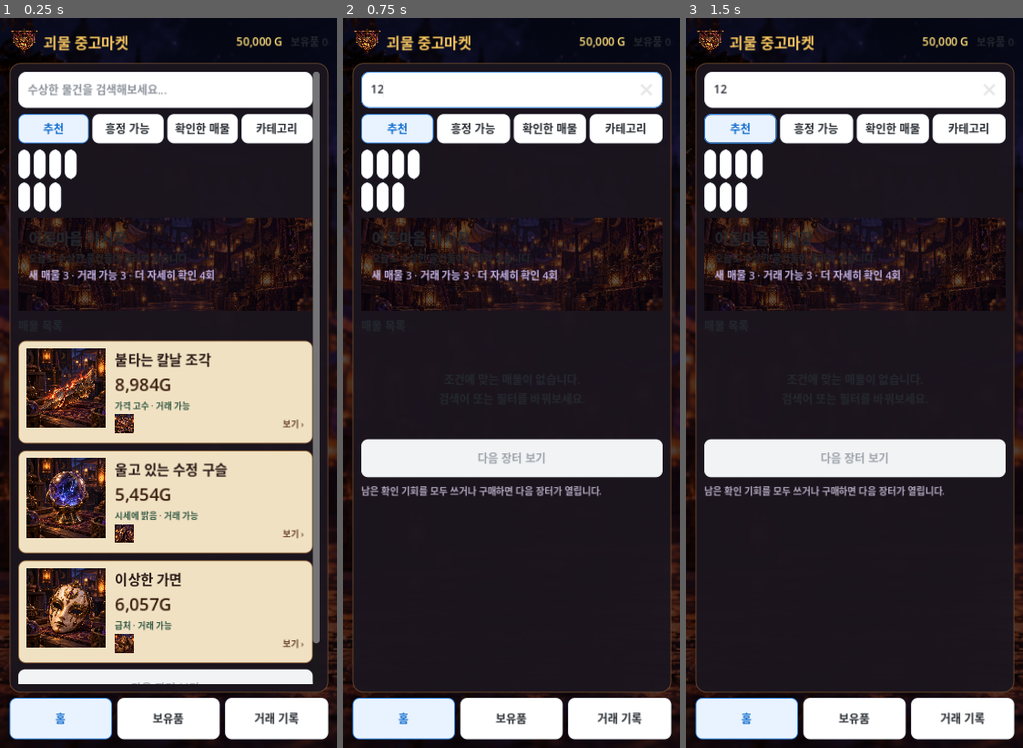
Above: before the commit, frames 1-3 (left to right).
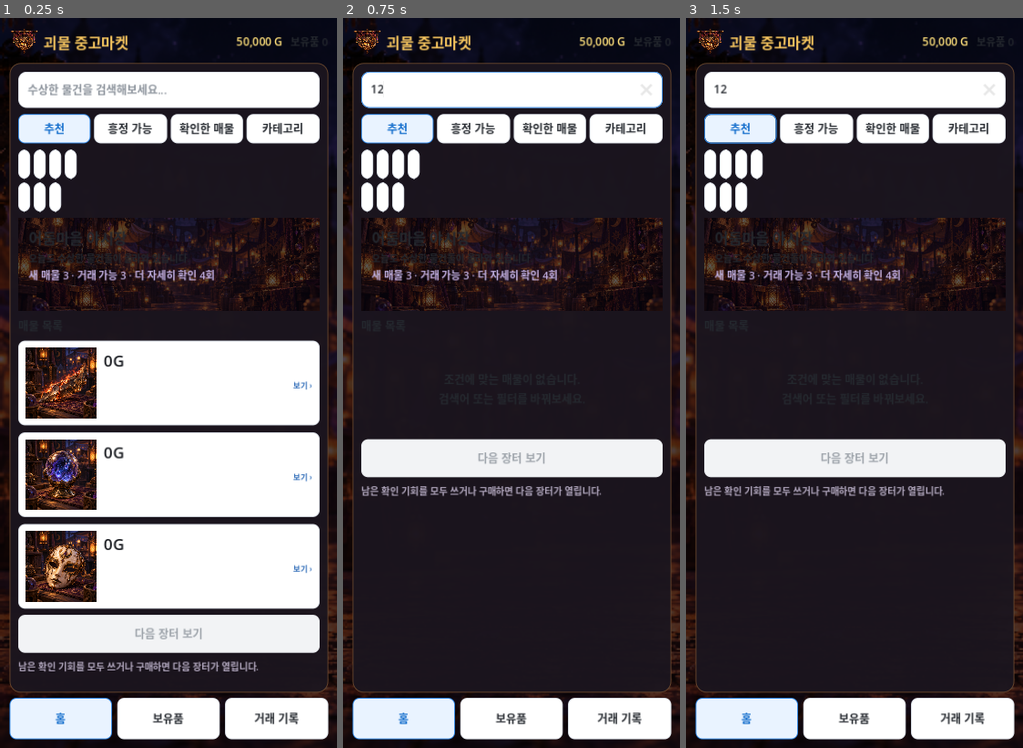
Above: after the commit, the same moments.

Repository: Queenrain9/monster-used-market
Game: Godot game, scene res://scenes/main.tscn
The game is run twice, just before and just after one commit, with the same random seed, the same clock (stepped at 60 frames per second) and the same inputs.
Inputs (mouse positions are in pixels of both pictures, inside the frame that each line leads up to):
- Up to frame 1 (0.25 s): no input
- Up to frame 2 (0.75 s): click (508, 91) at 0.52 s; type "12" at 0.6 s
- Up to frame 3 (1.5 s): click "추천" at 1.25 s

The runs differ from the first frame. In frame 1, 44% of the frame differs, in the area x 5-95%, y 7-92%; in frame 2, nothing differs; in frame 3, nothing differs.
Error after the commit: Attempt to call function 'get_node' in base 'null instance' on a null instance. (res://scripts/listing_card.gd:18)

Commit message:
ui: rebuild home listing card to wireframe proportions

Diff:
--- a/scenes/listing_card.tscn
+++ b/scenes/listing_card.tscn
@@ -3,28 +3,28 @@
 [ext_resource type="Script" path="res://scripts/listing_card.gd" id="1_card"]
 
 [sub_resource type="StyleBoxFlat" id="Regular"]
-bg_color = Color(0.94, 0.88, 0.76, 1)
+bg_color = Color(1, 1, 1, 1)
 border_width_left = 1
 border_width_top = 1
 border_width_right = 1
 border_width_bottom = 1
-border_color = Color(0.57, 0.4, 0.23, 1)
-corner_radius_top_left = 8
-corner_radius_top_right = 8
-corner_radius_bottom_left = 8
-corner_radius_bottom_right = 8
+border_color = Color(0.83, 0.85, 0.88, 1)
+corner_radius_top_left = 7
+corner_radius_top_right = 7
+corner_radius_bottom_left = 7
+corner_radius_bottom_right = 7
 
 [sub_resource type="StyleBoxFlat" id="Featured"]
-bg_color = Color(0.97, 0.9, 0.81, 1)
+bg_color = Color(0.99, 0.98, 1, 1)
 border_width_left = 2
 border_width_top = 2
 border_width_right = 2
 border_width_bottom = 2
-border_color = Color(0.68, 0.4, 0.78, 1)
-corner_radius_top_left = 8
-corner_radius_top_right = 8
-corner_radius_bottom_left = 8
-corner_radius_bottom_right = 8
+border_color = Color(0.55, 0.39, 0.83, 1)
+corner_radius_top_left = 7
+corner_radius_top_right = 7
+corner_radius_bottom_left = 7
+corner_radius_bottom_right = 7
 
 [sub_resource type="StyleBoxEmpty" id="Empty"]
 
@@ -34,10 +34,14 @@
 border_width_top = 2
 border_width_right = 2
 border_width_bottom = 2
-border_color = Color(0.86, 0.76, 0.52, 1)
+border_color = Color(0.2, 0.53, 0.9, 1)
+corner_radius_top_left = 7
+corner_radius_top_right = 7
+corner_radius_bottom_left = 7
+corner_radius_bottom_right = 7
 
 [node name="ListingCard" type="PanelContainer"]
-custom_minimum_size = Vector2(0, 116)
+custom_minimum_size = Vector2(0, 96)
 layout_mode = 2
 size_flags_horizontal = 3
 theme_override_styles/panel = SubResource("Regular")
@@ -48,100 +52,113 @@
 [node name="Margin" type="MarginContainer" parent="."]
 layout_mode = 2
 mouse_filter = 2
-theme_override_constants/margin_left = 9
-theme_override_constants/margin_right = 9
-theme_override_constants/margin_top = 8
-theme_override_constants/margin_bottom = 8
+theme_override_constants/margin_left = 8
+theme_override_constants/margin_right = 8
+theme_override_constants/margin_top = 7
+theme_override_constants/margin_bottom = 7
 
 [node name="Body" type="HBoxContainer" parent="Margin"]
 layout_mode = 2
 mouse_filter = 2
-theme_override_constants/separation = 10
+theme_override_constants/separation = 8
 
 [node name="Thumbnail" type="TextureRect" parent="Margin/Body"]
-custom_minimum_size = Vector2(92, 92)
-layout_mode = 2
-size_flags_vertical = 0
-mouse_filter = 2
-expand_mode = 1
-stretch_mode = 5
-
-[node name="Info" type="VBoxContainer" parent="Margin/Body"]
-layout_mode = 2
-size_flags_horizontal = 3
-mouse_filter = 2
-theme_override_constants/separation = 2
-
-[node name="Feature" type="Label" parent="Margin/Body/Info"]
-visible = false
-layout_mode = 2
-mouse_filter = 2
-theme_override_font_sizes/font_size = 10
-theme_override_colors/font_color = Color(0.46, 0.19, 0.51, 1)
-text = "특별 매물"
-
-[node name="Name" type="Label" parent="Margin/Body/Info"]
-layout_mode = 2
-mouse_filter = 2
-theme_override_font_sizes/font_size = 16
-theme_override_colors/font_color = Color(0.16, 0.1, 0.09, 1)
-text = "매물 이름"
-autowrap_mode = 3
-
-[node name="Price" type="Label" parent="Margin/Body/Info"]
-layout_mode = 2
-mouse_filter = 2
-theme_override_font_sizes/font_size = 20
-theme_override_colors/font_color = Color(0.23, 0.12, 0.06, 1)
-text = "0G"
-
-[node name="Tags" type="Label" parent="Margin/Body/Info"]
-layout_mode = 2
-mouse_filter = 2
-theme_override_font_sizes/font_size = 10
-theme_override_colors/font_color = Color(0.19, 0.34, 0.26, 1)
-text = "거래 가능"
-autowrap_mode = 3
-
-[node name="SellerRow" type="HBoxContainer" parent="Margin/Body/Info"]
-layout_mode = 2
-mouse_filter = 2
-theme_override_constants/separation = 5
-
-[node name="Portrait" type="TextureRect" parent="Margin/Body/Info/SellerRow"]
-custom_minimum_size = Vector2(22, 22)
+custom_minimum_size = Vector2(82, 82)
 layout_mode = 2
 mouse_filter = 2
 expand_mode = 1
 stretch_mode = 5
 
-[node name="Seller" type="Label" parent="Margin/Body/Info/SellerRow"]
+[node name="MainInfo" type="VBoxContainer" parent="Margin/Body"]
 layout_mode = 2
 size_flags_horizontal = 3
 mouse_filter = 2
-theme_override_font_sizes/font_size = 10
-theme_override_colors/font_color = Color(0.38, 0.28, 0.23, 1)
-text = "판매자"
+theme_override_constants/separation = 1
+
+[node name="Feature" type="Label" parent="Margin/Body/MainInfo"]
+visible = false
+layout_mode = 2
+mouse_filter = 2
+theme_override_font_sizes/font_size = 9
+theme_override_colors/font_color = Color(0.56, 0.2, 0.64, 1)
+text = "특별 매물"
+
+[node name="Name" type="Label" parent="Margin/Body/MainInfo"]
+layout_mode = 2
+mouse_filter = 2
+theme_override_font_sizes/font_size = 14
+theme_override_colors/font_color = Color(0.12, 0.13, 0.15, 1)
+text = "매물 이름"
 text_overrun_behavior = 3
 
-[node name="Action" type="Label" parent="Margin/Body/Info/SellerRow"]
-custom_minimum_size = Vector2(48, 0)
+[node name="Price" type="Label" parent="Margin/Body/MainInfo"]
 layout_mode = 2
 mouse_filter = 2
-theme_override_font_sizes/font_size = 10
-theme_override_colors/font_color = Color(0.4, 0.25, 0.15, 1)
+theme_override_font_sizes/font_size = 18
+theme_override_colors/font_color = Color(0.09, 0.1, 0.12, 1)
+text = "0G"
+
+[node name="Meta" type="Label" parent="Margin/Body/MainInfo"]
+layout_mode = 2
+mouse_filter = 2
+theme_override_font_sizes/font_size = 9
+theme_override_colors/font_color = Color(0.42, 0.45, 0.49, 1)
+text = "어둠마을 · 3분 전"
+text_overrun_behavior = 3
+
+[node name="Clue" type="Label" parent="Margin/Body/MainInfo"]
+layout_mode = 2
+mouse_filter = 2
+theme_override_font_sizes/font_size = 9
+theme_override_colors/font_color = Color(0.31, 0.33, 0.36, 1)
+text = "공개 단서"
+max_lines_visible = 1
+text_overrun_behavior = 3
+
+[node name="Side" type="VBoxContainer" parent="Margin/Body"]
+custom_minimum_size = Vector2(78, 0)
+layout_mode = 2
+mouse_filter = 2
+theme_override_constants/separation = 2
+
+[node name="Tags" type="Label" parent="Margin/Body/Side"]
+layout_mode = 2
+mouse_filter = 2
+theme_override_font_sizes/font_size = 9
+theme_override_colors/font_color = Color(0.15, 0.47, 0.29, 1)
+text = "거래 가능"
+horizontal_alignment = 2
+text_overrun_behavior = 3
+
+[node name="SellerRow" type="HBoxContainer" parent="Margin/Body/Side"]
+layout_mode = 2
+mouse_filter = 2
+alignment = 2
+theme_override_constants/separation = 3
+
+[node name="Portrait" type="TextureRect" parent="Margin/Body/Side/SellerRow"]
+custom_minimum_size = Vector2(28, 28)
+layout_mode = 2
+mouse_filter = 2
+expand_mode = 1
+stretch_mode = 5
+
+[node name="Seller" type="Label" parent="Margin/Body/Side"]
+layout_mode = 2
+mouse_filter = 2
+theme_override_font_sizes/font_size = 9
+theme_override_colors/font_color = Color(0.3, 0.32, 0.35, 1)
+text = "판매자"
+horizontal_alignment = 2
+text_overrun_behavior = 3
+
+[node name="Action" type="Label" parent="Margin/Body/Side"]
+layout_mode = 2
+mouse_filter = 2
+theme_override_font_sizes/font_size = 9
+theme_override_colors/font_color = Color(0.18, 0.42, 0.72, 1)
 text = "보기 ›"
 horizontal_alignment = 2
-
-[node name="Clue" type="Label" parent="Margin/Body/Info"]
-layout_mode = 2
-mouse_filter = 2
-theme_override_font_sizes/font_size = 10
-theme_override_colors/font_color = Color(0.28, 0.2, 0.16, 1)
-text = "공개 단서"
-autowrap_mode = 3
-max_lines_visible = 2
-text_overrun_behavior = 3
 
 [node name="OpenButton" type="Button" parent="."]
 layout_mode = 2
